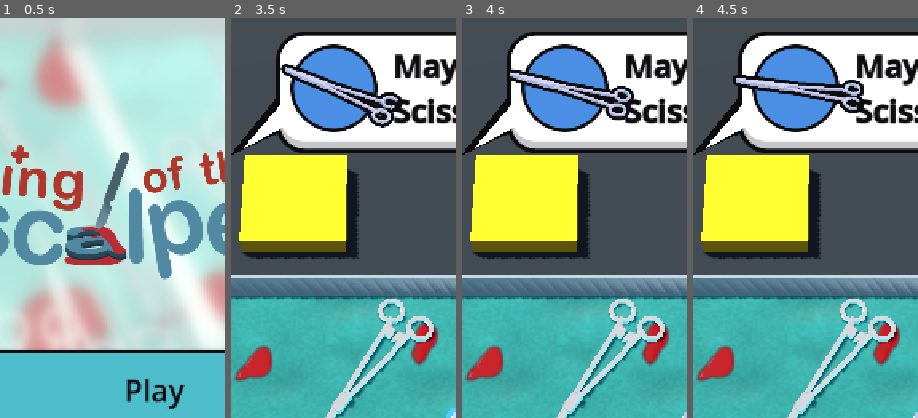
Above: before the commit, frames 1-4 (left to right).
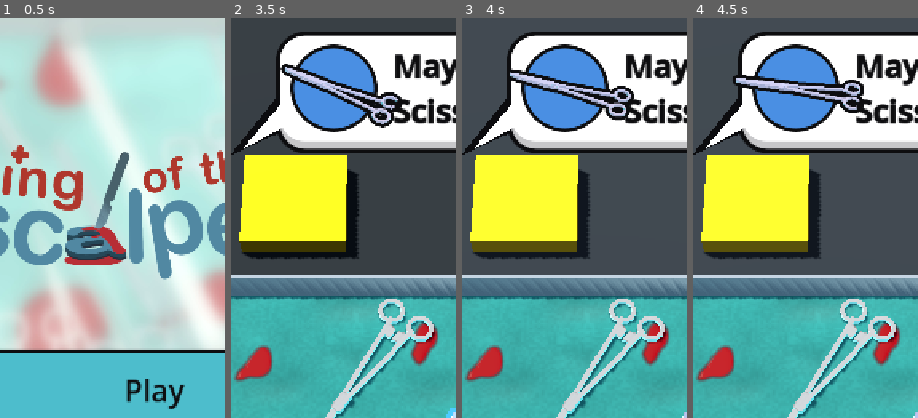
Above: after the commit, the same moments.

Repository: optimisticlucio/untitled-game-jam-game
Game: Godot game, scene res://ui/main_menu.tscn
Same seed, same stepped clock (60 frames per second), same inputs: the game is played once before the commit and once after it.
Inputs (mouse positions are % of the whole screen's width and height, from its top left):
- Up to frame 1 (0.5 s): no input
- Up to frame 2 (3.5 s): click "Play" at 0.5 s; tap Enter at 1.25 s; move the mouse to (72, 45) at 1.27 s; click (72, 45) at 1.42 s; drag from (30, 55) to (45, 70) at 2.02 s; click (10, 96) at 2.75 s
- Up to frame 3 (4 s): click (90, 96) at 3.5 s
- Up to frame 4 (4.5 s): move the mouse to (60, 28) at 4.27 s; click (60, 28) at 4.42 s
The pictures show only the part of the screen within x 22-72%, y 0-50%; the shares and areas given below are measured in that part.

Frame 1 is identical in both runs. In frame 2, 1.3% of the frame differs, in the area x 3-52%, y 41-59%; in frame 3, less than 0.1%; in frame 4, less than 0.1%.

Commit message:
Flickering hospital light
LightFlicker (gameplay/light_flicker.gd, under the level's Sun) makes the
room light a tired fluorescent tube, as Julia asked: a constant faint
trembling, a flicker every 2-6 seconds (one, two or four quick dips of
up to 30 %), and now and then the tube nearly going out for a moment.
Dim light turns a cold green. The sky dims with it, and so does the toon
shaders' own room light, through a new room_light shader global
(project.godot), so the whole scene flickers together. The UI stays
bright. Leaving the level resets room_light to 1.

Co-Authored-By: Claude Opus 5.5 <noreply@anthropic.com>

Diff:
--- /dev/null
+++ b/gameplay/light_flicker.gd
@@ -0,0 +1,100 @@
+class_name LightFlicker
+extends Node
+## The room's light as a tired fluorescent tube in a dodgy hospital. Put it under a Light3D.
+## All the time: a restless hum, the light trembling a little. Every few seconds: a flicker,
+## one to four sharp dips; now and then the tube nearly goes out for a moment. Dim light turns
+## a cold green. The world's sky and the shaders' own room light (the room_light shader global)
+## follow, so the whole scene flickers together.
+
+## Strength of the constant trembling (0.04 = up to 4 % dimmer).
+@export_range(0.0, 0.5, 0.01) var hum := 0.04
+## How fast it trembles.
+@export var hum_speed := 18.0
+## Seconds between flickers (a random time in this range).
+@export var gap_seconds := Vector2(2.0, 6.0)
+## How much darker a flicker's dip gets at most (0.3 = 30 %).
+@export_range(0.0, 1.0, 0.01) var dip := 0.3
+## How long one dip lasts, in seconds (a random time in this range).
+@export var dip_seconds := Vector2(0.03, 0.1)
+## Chance that a flicker is a double dip, a stutter of four, or the tube nearly going out.
+@export_range(0.0, 1.0, 0.05) var double_chance := 0.35
+@export_range(0.0, 1.0, 0.05) var stutter_chance := 0.2
+@export_range(0.0, 1.0, 0.05) var blackout_chance := 0.05
+## The light's colour when it's dim.
+@export var dim_color := Color(0.78, 1.0, 0.86)
+
+var _light: Light3D
+var _environment: Environment
+var _light_energy := 1.0
+var _light_color := Color.WHITE
+var _sky_energy := 1.0
+var _noise := FastNoiseLite.new()
+var _time := 0.0
+var _time_left := 0.0
+var _level := 1.0
+## Steps still to play: x = brightness (1 = normal), y = seconds.
+var _steps: Array[Vector2] = []
+
+
+func _ready() -> void:
+	_light = get_parent() as Light3D
+	if _light == null:
+		push_warning("LightFlicker must be a child of a Light3D")
+		set_process(false)
+		return
+	_light_energy = _light.light_energy
+	_light_color = _light.light_color
+	_environment = _light.get_world_3d().environment
+	if _environment:
+		_sky_energy = _environment.background_energy_multiplier
+	_noise.seed = randi()
+	_noise.frequency = 1.0
+	_time_left = randf_range(gap_seconds.x, gap_seconds.y)
+
+
+func _exit_tree() -> void:
+	# Leave the room light normal for whatever comes next (menus, tool viewers).
+	RenderingServer.global_shader_parameter_set(&"room_light", 1.0)
+
+
+func _process(delta: float) -> void:
+	_time += delta
+	_time_left -= delta
+	if _time_left <= 0.0:
+		if _steps.is_empty():
+			_steps = _flicker()
+		var step: Vector2 = _steps.pop_front()
+		_level = step.x
+		_time_left = step.y
+	var trembling := 1.0 - hum * (0.5 + 0.5 * _noise.get_noise_1d(_time * hum_speed))
+	_set_brightness(_level * trembling)
+
+
+## One flicker, then the steady (humming) light until the next one.
+func _flicker() -> Array[Vector2]:
+	var steps: Array[Vector2] = []
+	var roll := randf()
+	if roll < blackout_chance:
+		# The tube nearly goes out, catches, and stutters back.
+		steps.append(Vector2(randf_range(0.3, 0.45), randf_range(0.1, 0.25)))
+		steps.append(Vector2(0.8, 0.05))
+		steps.append(Vector2(0.5, 0.06))
+	else:
+		var dips := 1
+		if roll < blackout_chance + stutter_chance:
+			dips = 4
+		elif roll < blackout_chance + stutter_chance + double_chance:
+			dips = 2
+		for i in dips:
+			steps.append(Vector2(1.0 - dip * randf_range(0.5, 1.0), randf_range(dip_seconds.x, dip_seconds.y)))
+			steps.append(Vector2(1.0, randf_range(0.03, 0.09)))
+	steps.append(Vector2(1.0, randf_range(gap_seconds.x, gap_seconds.y)))
+	return steps
+
+
+func _set_brightness(brightness: float) -> void:
+	_light.light_energy = _light_energy * brightness
+	RenderingServer.global_shader_parameter_set(&"room_light", brightness)
+	_light.light_color = _light_color.lerp(dim_color, clampf((1.0 - brightness) * 1.2, 0.0, 1.0))
+	if _environment:
+		_environment.background_energy_multiplier = _sky_energy * brightness
--- a/levels/level.tscn
+++ b/levels/level.tscn
@@ -16,6 +16,7 @@
 [ext_resource type="AudioStream" path="res://assets/sounds/gameplay/hint_sparkle.wav" id="12_hint"]
 [ext_resource type="AudioStream" path="res://assets/sounds/gameplay/tray_slide.wav" id="13_tray_slide"]
 [ext_resource type="AudioStream" path="res://assets/sounds/gameplay/level_complete.wav" id="14_complete"]
+[ext_resource type="Script" path="res://gameplay/light_flicker.gd" id="flicker_script"]
 
 [sub_resource type="ProceduralSkyMaterial" id="SkyMaterial_main"]
 
@@ -78,6 +79,9 @@
 shadow_blur = 2.8
 directional_shadow_mode = 0
 directional_shadow_max_distance = 1.5
+
+[node name="Flicker" type="Node" parent="Sun"]
+script = ExtResource("flicker_script")
 
 [node name="Camera3D" type="Camera3D" parent="."]
 transform = Transform3D(1, 0, 0, 0, 0.374, 0.9274, 0, -0.9274, 0.374, 0, 0.6387, 0.17363)
--- a/project.godot
+++ b/project.godot
@@ -54,3 +54,10 @@
 renderer/rendering_method="gl_compatibility"
 renderer/rendering_method.mobile="gl_compatibility"
 anti_aliasing/quality/msaa_3d=2
+
+[shader_globals]
+
+room_light={
+"type": "float",
+"value": 1.0
+}
Not shown, changed: assets/shaders/toon_common.gdshaderinc
Not shown, added: gameplay/light_flicker.gd.uid
